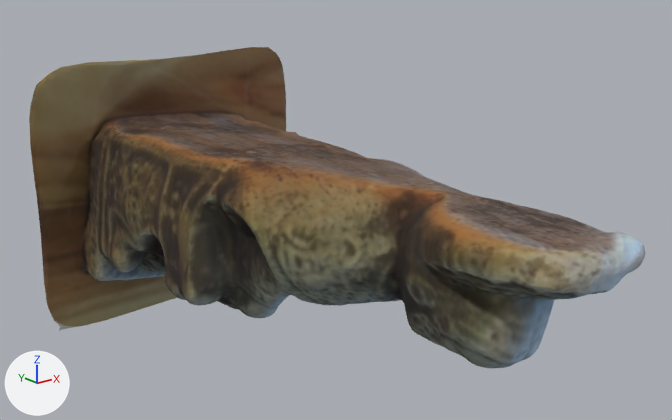
Before and after pictures for a commit that changed the OBJ model examples/santiago/mesh.obj.
Before and after are seen from a 50 mm camera at (-9.47, -21.4, 6.46) aimed at (1.36, -7.87, 1.05). Arrows for +X, +Y and +Z are at lower left; the lights stay in place. Where no turn or scale is listed for an object, it has been applied to the vertices.
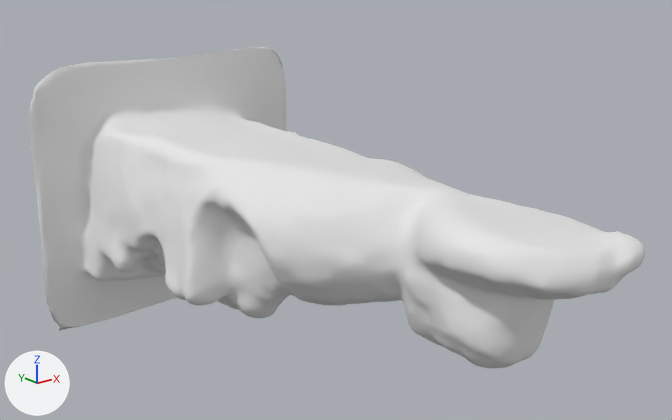
The newer file is also turned or shifted as a whole; pictures and numbers use the older file's frame.

Pixel boxes (x1, y1, x2, y2) of what changed, in the pictures (672 x 420 px):
'mesh', recoloured (brown to white): (29, 47, 645, 368) in both

The change, as a list of edits to the scene's bpy script:
```text
Add img_cow_png:
    img_cow_png = load_image('Cow.png', '../cow/Cow.png', 256, 256, 'sRGB')
Add mat_material_0:
    mat_material_0 = principled_material('material_0')
    mat_material_0.texture = img_cow_png
    mat_material_0.roughness = 1.0
Add mat_material_1:
    mat_material_1 = principled_material('material_1')
    mat_material_1.base_color = (0.8, 0.8, 0.8)  # white #e7e7e7
    mat_material_1.roughness = 1.0
Change me_mesh:
    where me_mesh.from_pydata(...)  # 18022 vertices, 35836 faces; spans x -2.29..4.48, y -14.11..-1.76, z -2.76..3.42
    remove me_mesh.materials.append(mat_untextured)  # grey #bcbcbc
    remove me_mesh.materials.append(mat_texture_0)  # picture img_item_name_tex_0_jpg
    add me_mesh.materials.append(mat_material_0)  # picture img_cow_png
    add me_mesh.materials.append(mat_material_1)  # white #e7e7e7
```
